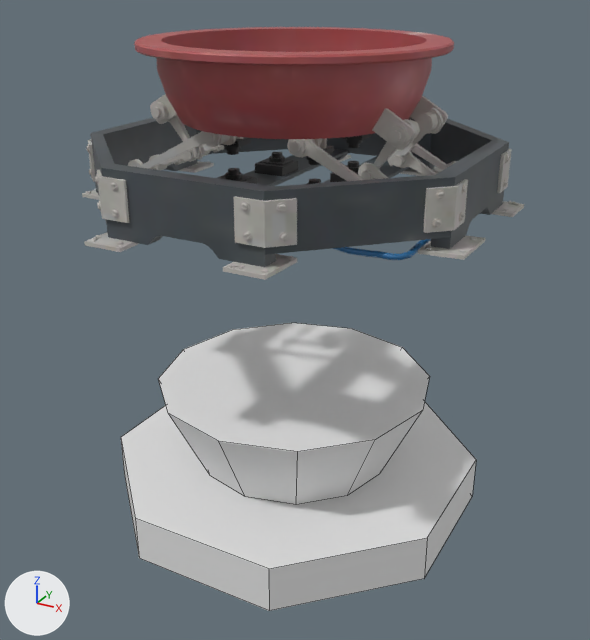
One commit to the Blender file models/editor/retro/floor_button/ball_button.blend: the scene before it, then after it.
Camera for both pictures: a camera (50 mm lens) standing at (69.9, -126.7, 39.9) and looking at (1.3, -2.1, -22.4). The lights are fixed; the arrows at lower left show +X, +Y and +Z. Mesh edges are drawn as thin lines on the coarser meshes.

Names of what the first picture shows: '70s_selection', 'underground_ball_button_model'.
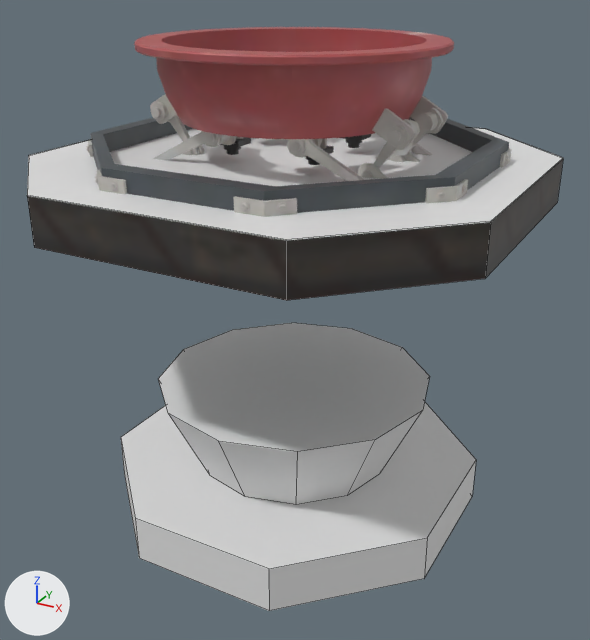
Commit message: Fix flickering in old ap cube/ball buttons

Changed parts and their boxes [x1, y1, x2, y2] in the pictures (590 x 640 px):
'50s_case', shown: after [27, 128, 563, 300]
part 1 of me_plane, built on: after [27, 128, 563, 241]

What changed in the scene script:
```text
Change me_plane:
    used by ob_50s_case; location = (0.0, 0.0, 0.0)
    remove me_plane.from_pydata(...)  # 16 vertices, 10 faces; spans x -42.0..42.0, y -42.0..42.0, z 0.0..8.0
    add me_plane.from_pydata(...)  # 24 vertices, 18 faces; spans x -42.0..42.0, y -42.0..42.0, z 0.0..8.1
    me_plane part 1
    1 face is deleted
    8 vertices are added at x -42.0..42.0, y -42.0..42.0, z 8.1
    9 new faces join them, mat_black_white_unlit (its picture is missing)
Change ob_50s_case:
    remove ob_50s_case.hide_set(True)  # its collection is switched off
```
